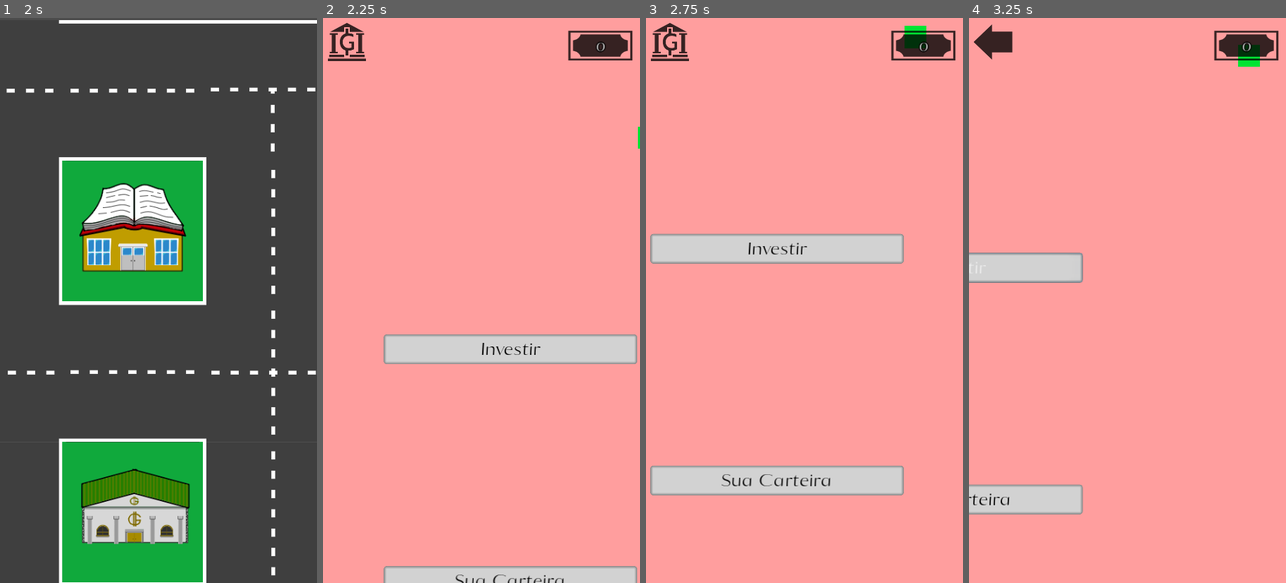
Above: before the commit, frames 1-4 (left to right).
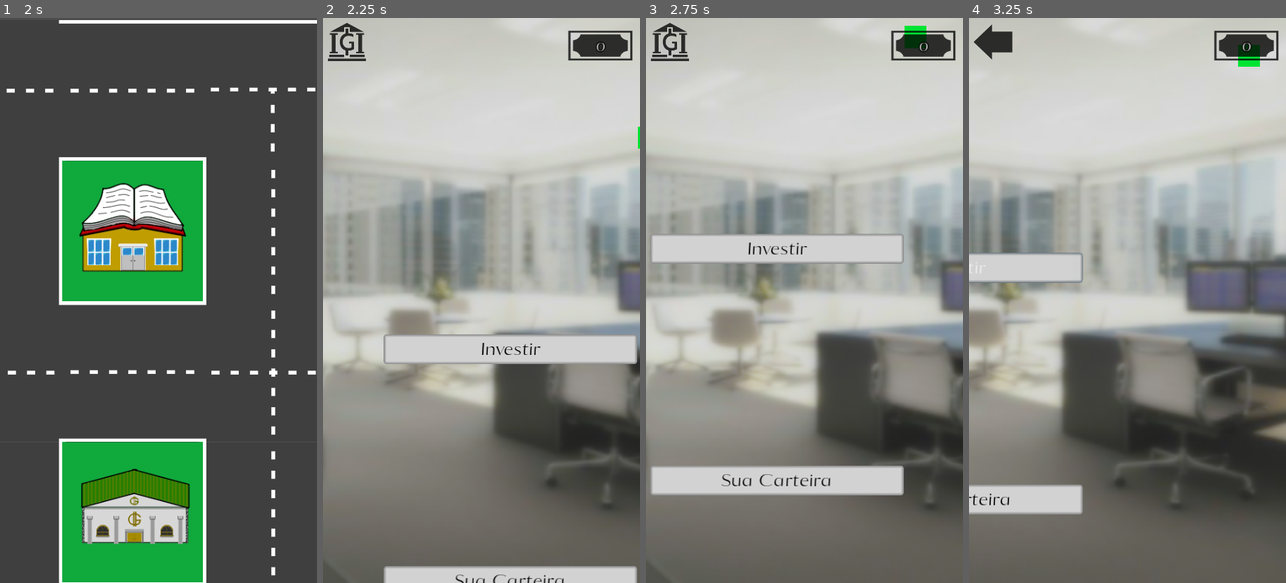
Above: after the commit, the same moments.

Repository: AndreMoukarzel/Grana-Preta
Game: Godot game, scene res://irs/IRS.tscn
The game is run twice, just before and just after one commit, with the same random seed, the same clock (stepped at 60 frames per second) and the same inputs. This scene is started directly instead of the project's main scene. The engine's default icon, where the game draws it, is replaced by a stand-in: a white triangle on a blue panel in a dark square.
Inputs (mouse positions are in pixels of both pictures, inside the frame that each line leads up to):
- Up to frame 1 (2 s): tap Enter at 0.5 s; move the mouse to (228, 272) at 0.52 s; click (228, 272) at 0.67 s; click (25, 40) at 1.25 s
- Up to frame 2 (2.25 s): click (459, 509) at 2 s
- Up to frame 3 (2.75 s): no input
- Up to frame 4 (3.25 s): click "Investir" at 2.75 s

Frame 1 is identical in both runs. In frame 2, 92% of the frame differs, in the area x 0-100%, y 0-100%; in frame 3, 90%; in frame 4, 95%.
Error in both runs: Invalid get index '99' (on base: 'Array'). (res://broker/bond/BondGenerator.gd:123)

Commit message:
Visual Tweaks
- Add cool background to broker
- Fix visual bug in bonds

Diff:
--- a/broker/Broker.gd
+++ b/broker/Broker.gd
@@ -20,6 +20,7 @@
 	$Tween.interpolate_property($Menu, "rect_position:x", null, middle_position, TWN_TIME, Tween.TRANS_CUBIC, Tween.EASE_IN_OUT)
 	$Tween.interpolate_property($InvestmentMenu, "rect_position:x", null, middle_position + 1.5 * SCREEN_SIZE.x, TWN_TIME, Tween.TRANS_CUBIC, Tween.EASE_IN_OUT)
 	$Tween.interpolate_property($PortfolioMenu, "rect_position:x", null, middle_position - 1.5 * SCREEN_SIZE.x, TWN_TIME, Tween.TRANS_CUBIC, Tween.EASE_IN_OUT)
+	$Tween.interpolate_property($Background/TextureRect, "rect_position:x", null, middle_position/2 - 576, TWN_TIME, Tween.TRANS_CUBIC, Tween.EASE_IN_OUT)
 	$Tween.start()
 
 
--- a/broker/Broker.tscn
+++ b/broker/Broker.tscn
@@ -2,17 +2,15 @@
 
 [ext_resource path="res://broker/Broker.gd" type="Script" id=1]
 [ext_resource path="res://HUD.tscn" type="PackedScene" id=2]
-[ext_resource path="res://school/Lessons/LessonFont.otf" type="DynamicFontData" id=3]
-[ext_resource path="res://broker/BondDisplay.tscn" type="PackedScene" id=4]
-[ext_resource path="res://broker/Portfolio.tscn" type="PackedScene" id=5]
+[ext_resource path="res://broker/BrokerBackground.png" type="Texture" id=3]
+[ext_resource path="res://school/Lessons/LessonFont.otf" type="DynamicFontData" id=4]
+[ext_resource path="res://broker/BondDisplay.tscn" type="PackedScene" id=5]
+[ext_resource path="res://broker/Portfolio.tscn" type="PackedScene" id=6]
 
 [sub_resource type="StyleBoxFlat" id=1]
-bg_color = Color( 1, 0.623529, 0.623529, 1 )
+bg_color = Color( 0, 0.898039, 0.203922, 1 )
 
 [sub_resource type="StyleBoxFlat" id=2]
-bg_color = Color( 0, 0.898039, 0.203922, 1 )
-
-[sub_resource type="StyleBoxFlat" id=3]
 bg_color = Color( 0.827451, 0.827451, 0.827451, 1 )
 border_width_left = 5
 border_width_top = 5
@@ -43,10 +41,12 @@
 
 [node name="Background" type="ParallaxBackground" parent="."]
 
-[node name="Panel" type="Panel" parent="Background"]
-margin_right = 576.0
+[node name="TextureRect" type="TextureRect" parent="Background"]
+margin_left = -576.0
+margin_right = 1152.0
 margin_bottom = 1024.0
-custom_styles/panel = SubResource( 1 )
+texture = ExtResource( 3 )
+expand = true
 
 [node name="Turtle" type="Control" parent="."]
 margin_right = 40.0
--- a/irs/DebtDisplay.gd
+++ b/irs/DebtDisplay.gd
@@ -5,13 +5,11 @@
 var total_height = 120
 
 func _ready():
-	print('start')
-	print(len(Save.debts))
 	for d in Save.debts:
 		var Debt = add_debt()
 
 		Debt.setup(d.source_name, d.buy_date, d.sell_date, d.ammount_sold, d.profit, d.taxes)
-		total_height += 150
+		total_height += 135
 
 
 func add_debt():
--- a/irs/debt/Debt.gd
+++ b/irs/debt/Debt.gd
@@ -29,17 +29,6 @@
 	$AmmountSold.text = str("G$", ammount_sold)
 	$Profit.text = str("G$", profit)
 	#taxes
-	print(rect_size)
-	print(rect_scale)
-	print(margin_bottom)
-
-func resume_info():
-	pass
-
-
-func expand_info():
-	pass
-
 
 func calculate_value(profit, taxes):
 	var total_taxes = (taxes[0] + taxes[1] + taxes[2])/100.0
@@ -50,6 +39,52 @@
 	var year_last_two_digits = str(datetime.year).right(-2)
 	return str(datetime.day, "/", datetime.month, "/", year_last_two_digits)
 
+
+func resume_info():
+	pass
+
+
+func expand_info():
+	pass
+
+#func close():
+#	resume_info()
+#	$MinTime.hide()
+#	$Taxes.hide()
+#	$Tween.interpolate_property(self, "rect_size:y", null, 70, TWN_TIME, Tween.TRANS_QUAD, Tween.EASE_IN_OUT)
+#	$Tween.interpolate_property($Name, "rect_position:x", null, 10, TWN_TIME, Tween.TRANS_QUAD, Tween.EASE_IN_OUT)
+#	$Tween.interpolate_property($Rentability, "rect_position", null, Vector2(110, -20), TWN_TIME, Tween.TRANS_QUAD, Tween.EASE_IN_OUT)
+#	if time_left[0] > 0 and time_left[1] > 0:
+#		$Tween.interpolate_property($Expiration, "rect_position", null, Vector2(260, -45), TWN_TIME, Tween.TRANS_QUAD, Tween.EASE_IN_OUT)
+#	else:
+#		$Tween.interpolate_property($Expiration, "rect_position", null, Vector2(260, -20), TWN_TIME, Tween.TRANS_QUAD, Tween.EASE_IN_OUT)
+#	$Tween.interpolate_property($MinInvestment, "rect_position", null, Vector2(320, -20), TWN_TIME, Tween.TRANS_QUAD, Tween.EASE_IN_OUT)
+#	$Tween.interpolate_property($Apply, "rect_position", null, Vector2(425, 5), TWN_TIME, Tween.TRANS_QUAD, Tween.EASE_IN_OUT)
+#	$Tween.interpolate_property($Apply, "rect_size", null, Vector2(147, 64), TWN_TIME, Tween.TRANS_QUAD, Tween.EASE_IN_OUT)
+#	$Tween.start()
+#
+#	is_open = false
+#	emit_signal("closed", self)
+#
+#
+#func open():
+#	expand_info()
+#	$MinTime.show()
+#	$Taxes.show()
+#	$Tween.interpolate_property(self, "rect_size:y", null, 360, TWN_TIME, Tween.TRANS_QUAD, Tween.EASE_IN_OUT)
+#	$Tween.interpolate_property($Name, "rect_position:x", null, (rect_size.x - $Name.rect_size.x)/2, TWN_TIME, Tween.TRANS_QUAD, Tween.EASE_IN_OUT)
+#	$Tween.interpolate_property($Rentability, "rect_position", null, Vector2(10, 50), TWN_TIME, Tween.TRANS_QUAD, Tween.EASE_IN_OUT)
+#	$Tween.interpolate_property($Expiration, "rect_position", null, Vector2(300, 50), TWN_TIME, Tween.TRANS_QUAD, Tween.EASE_IN_OUT)
+#	$Tween.interpolate_property($MinInvestment, "rect_position", null, Vector2(10, 130), TWN_TIME, Tween.TRANS_QUAD, Tween.EASE_IN_OUT)
+#	$Tween.interpolate_property($Apply, "rect_position", null, Vector2((rect_size.x - 350)/2, 290), TWN_TIME, Tween.TRANS_QUAD, Tween.EASE_IN_OUT)
+#	$Tween.interpolate_property($Apply, "rect_size:x", null, 350, TWN_TIME, Tween.TRANS_QUAD, Tween.EASE_IN_OUT)
+#	$Tween.interpolate_property($MinTime, "modulate", Color(1, 1, 1, 0), Color(1, 1, 1, 1), 2*TWN_TIME, Tween.TRANS_QUAD, Tween.EASE_IN_OUT)
+#	$Tween.interpolate_property($Taxes, "modulate", Color(1, 1, 1, 0), Color(1, 1, 1, 1), 2*TWN_TIME, Tween.TRANS_QUAD, Tween.EASE_IN_OUT)
+#	$Tween.start()
+#
+#	is_open = true
+#	emit_signal("opened", self)
+
 func _on_Pay_pressed():
 	var HUD = get_tree().get_root().get_node("IRS/HUD")
 
--- a/irs/debt/Debt.tscn
+++ b/irs/debt/Debt.tscn
@@ -42,9 +42,9 @@
 font_data = ExtResource( 2 )
 
 [node name="Debt" type="Button"]
-anchor_right = 1.0
-anchor_bottom = 1.0
-margin_bottom = -904.0
+margin_left = 5.0
+margin_right = 571.0
+margin_bottom = 120.0
 size_flags_horizontal = 0
 size_flags_vertical = 8
 custom_styles/hover = SubResource( 1 )
@@ -78,9 +78,9 @@
 text = "G$12345"
 
 [node name="Pay" type="Button" parent="."]
-margin_left = 420.0
+margin_left = 415.0
 margin_top = 5.0
-margin_right = 566.0
+margin_right = 561.0
 margin_bottom = 115.0
 custom_styles/hover = SubResource( 3 )
 custom_styles/pressed = SubResource( 3 )
Not shown: 6 places in broker/Broker.tscn that only renumber resources
Binary file added: broker/BrokerBackground.png
Not shown, added: broker/BrokerBackground.png.import
